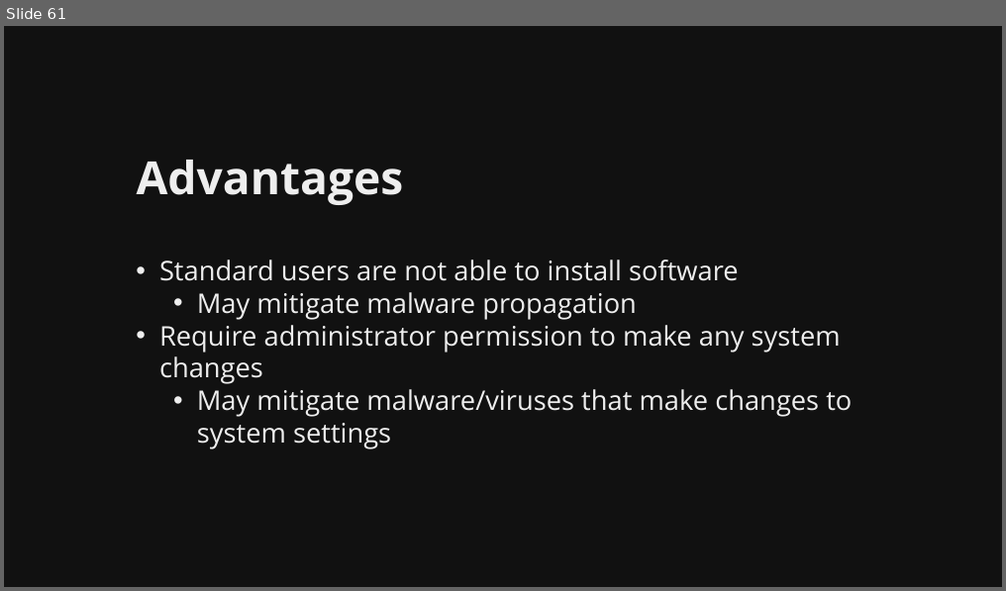
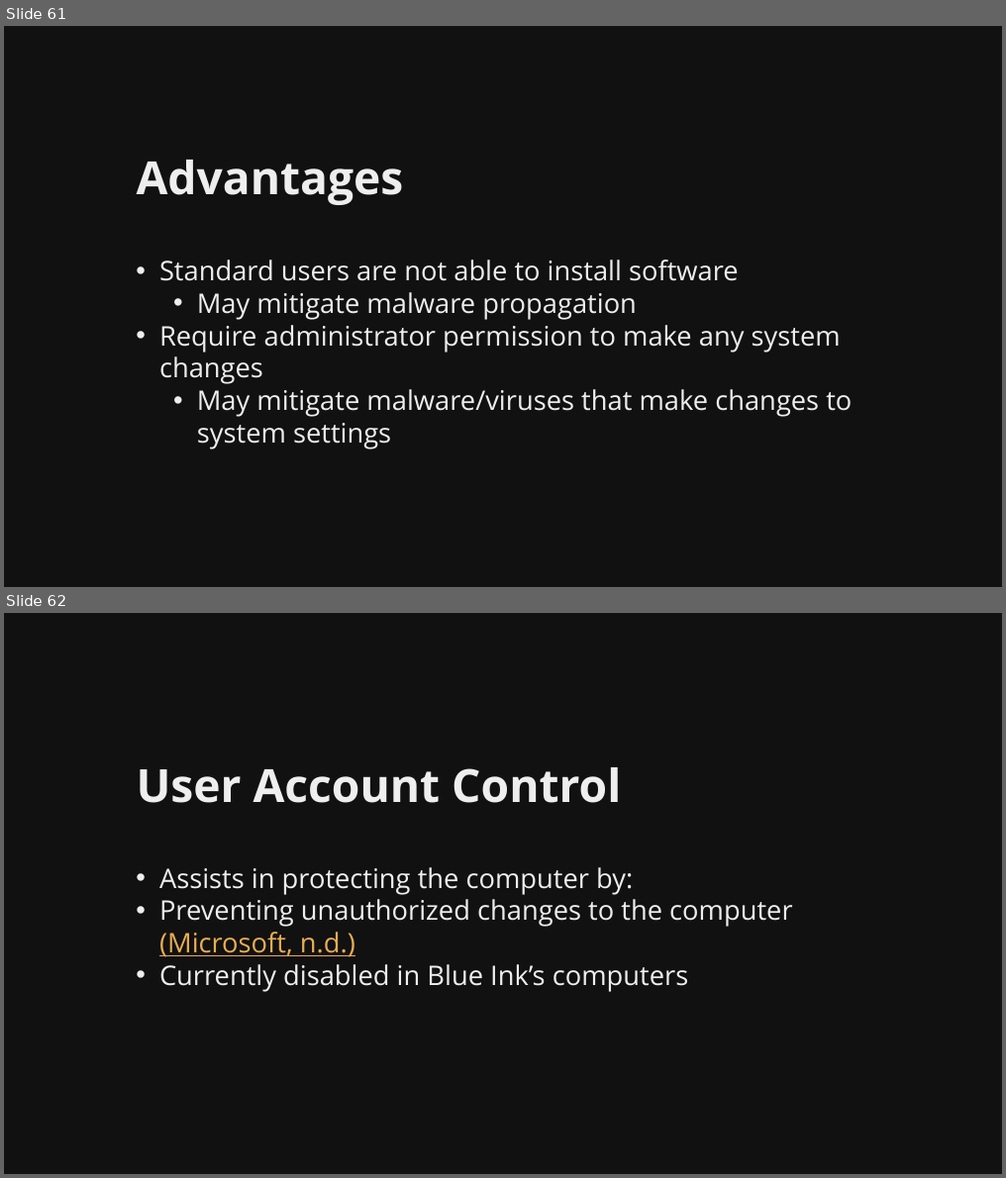
Before and after one commit to martymcflywa/ecu, a slide deck: year_1/sem_2/CSI1101_computer_security/0b_assignment_2_[22MAY15_0900]/dev/CSI1101_PONCE_A2_v01.pptx. Shown one above the other, each under a label of ours: slide 61 before the commit, slides 61 and 62 after it. The pictures are 1006x591 and 1006x1178 pixels, drawn with LibreOffice and Linux fonts; fonts in the diff are those of the drawing. Boxes give left, top, right and bottom in pixels: in the first picture for what was removed or moved away, otherwise in the second. Text is boxed around its words. In the diff, an @@ line names an element or a change of style, - is before the commit and + after.

```diff
--- a/year_1/sem_2/CSI1101_computer_security/0b_assignment_2_[22MAY15_0900]/dev/CSI1101_PONCE_A2_v01.pptx
+++ b/year_1/sem_2/CSI1101_computer_security/0b_assignment_2_[22MAY15_0900]/dev/CSI1101_PONCE_A2_v01.pptx
@@ slide 62 added at [4,613,1002,1174], background #111111 @@
@@ title added at [137,767,621,803], 44 pt, text #EEEEEE, bold @@
+User Account Control
@@ text added at [159,867,792,992], 26 pt, text #EEEEEE @@
+• Assists in protecting the computer by:
+• Preventing unauthorized changes to the computer (Microsoft, n.d.)
+• Currently disabled in Blue Ink’s computers
```
Also in this commit, not shown: 1 slide changed, 2 other slides added, 1 other file.
